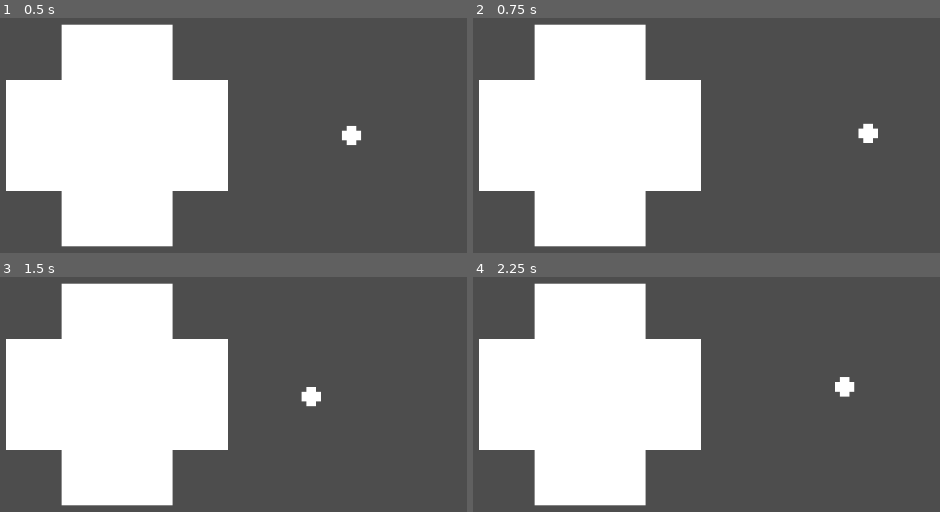
Above: before the commit, frames 1-4 (two rows, left to right).
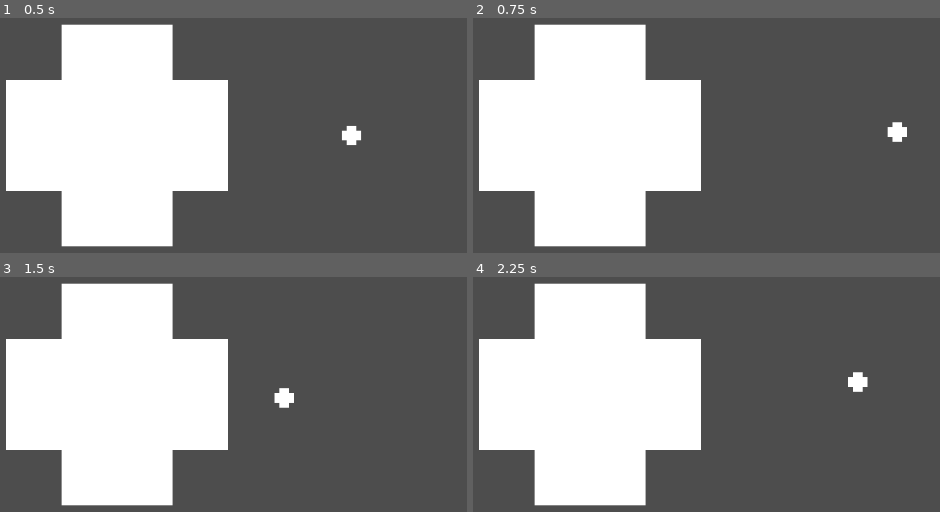
Above: after the commit, the same moments.

Repository: BlendyDev/GMTK2025
Game: Godot game, scene res://Scenes/level.tscn
Two runs of this game, one before a commit and one after it. Both use one fixed random seed, a clock stepped at 60 frames per second and the inputs below.
Inputs (mouse positions are in pixels of both pictures, inside the frame that each line leads up to):
- Up to frame 1 (0.5 s): no input
- Up to frame 2 (0.75 s): tap Enter at 0.5 s; move the mouse to (869, 133) at 0.52 s
- Up to frame 3 (1.5 s): tap Space at 1.25 s; move the mouse to (312, 396) at 1.27 s
- Up to frame 4 (2.25 s): tap Enter at 2 s; move the mouse to (846, 387) at 2.02 s

Frame 1 is identical in both runs. In frame 2, 0.6% of the frame differs, in the area x 82-93%, y 44-54%; in frame 3, 0.6%; in frame 4, 0.5%.

Commit message:
slide on move

Diff:
--- a/Scenes/level.tscn
+++ b/Scenes/level.tscn
@@ -11,9 +11,10 @@
 
 [node name="Level" type="Node2D"]
 
-[node name="Player" type="StaticBody2D" parent="."]
+[node name="Player" type="CharacterBody2D" parent="."]
 scale = Vector2(7, 7)
 script = ExtResource("1_tumq0")
+speed = 100.0
 
 [node name="Sprite2D" type="Sprite2D" parent="Player"]
 texture = ExtResource("2_k5f4k")
@@ -31,5 +32,4 @@
 texture = ExtResource("2_k5f4k")
 
 [node name="CollisionShape2D" type="CollisionShape2D" parent="obstacle"]
-scale = Vector2(1, 1)
 shape = SubResource("RectangleShape2D_k5f4k")
--- a/Scripts/Player.gd
+++ b/Scripts/Player.gd
@@ -1,9 +1,10 @@
-extends StaticBody2D
+extends CharacterBody2D
 
 @export var mouse_pos: Vector2
 @export var overlapping_count: int
 @onready var offset :Vector2 = (get_viewport().size/2)
 @export var last_pos : Vector2
+@export var speed: float
 # Called when the node enters the scene tree for the first time.
 func _ready() -> void:
 	mouse_pos = get_viewport().get_mouse_position()
@@ -15,12 +16,11 @@
 func _input(e: InputEvent):
 	match e.get_class():
 		"InputEventMouseMotion":
-			var new_pos = Vector2(
-				min(offset.x, max(-offset.x, position.x + e.relative.x)),
-				min(offset.y, max(-offset.y, position.y + e.relative.y))
-			)
-			if !test_move(transform, new_pos-position):
-				position = new_pos
+			velocity = Vector2(
+				min(offset.x, max(-offset.x, position.x + e.relative.x))-position.x,
+				min(offset.y, max(-offset.y, position.y + e.relative.y))-position.y
+			)*speed
+			move_and_slide()
 
 
 # Called every frame. 'delta' is the elapsed time since the previous frame.
